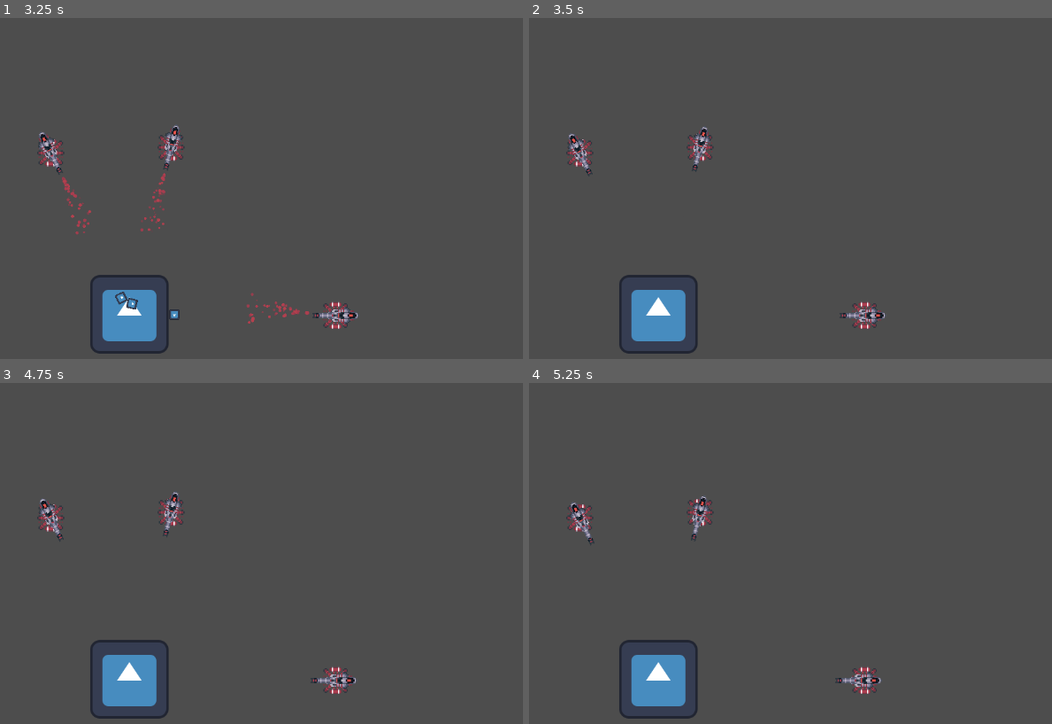
Above: before the commit, frames 1-4 (two rows, left to right).
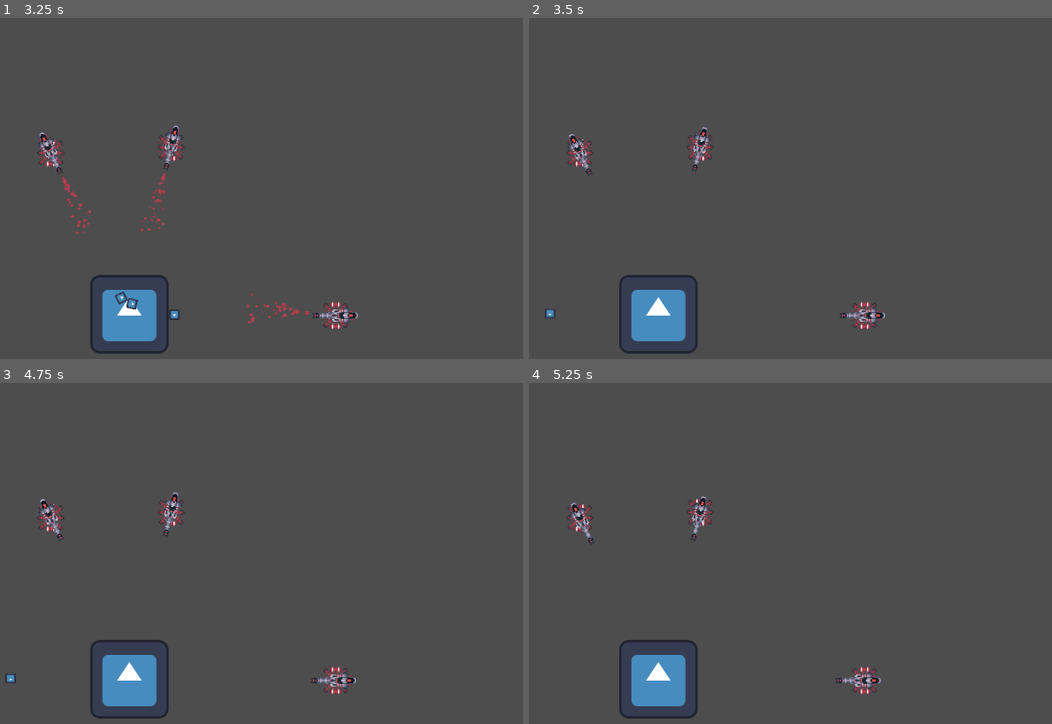
Above: after the commit, the same moments.

Repository: SpaceyLake/LDJAM54-Pack_Your_Ship
Game: Godot game, scene res://test.tscn
The game is run twice, just before and just after one commit, with the same random seed, the same clock (stepped at 60 frames per second) and the same inputs. The engine's default icon, where the game draws it, is replaced by a stand-in: a white triangle on a blue panel in a dark square.
Inputs (mouse positions are in pixels of both pictures, inside the frame that each line leads up to):
- Up to frame 1 (3.25 s): tap Enter (ui_accept) at 0.5, 0.77, 1.52, 3.02 s; move the mouse to (397, 178) at 0.52 s; move the mouse to (99, 215) at 1.27 s; move the mouse to (313, 110) at 2.02 s; move the mouse to (209, 277) at 2.77 s
- Up to frame 2 (3.5 s): no input
- Up to frame 3 (4.75 s): move the mouse to (455, 621) at 3.52 s; tap Enter (ui_accept) at 3.77, 4.25, 4.52 s; move the mouse to (31, 502) at 4.27 s
- Up to frame 4 (5.25 s): move the mouse to (806, 560) at 5.02 s

Frame 1 is identical in both runs. In frame 2, less than 0.1% of the frame differs, in the area x 3-6%, y 85-89%; in frame 3, less than 0.1%, in the area x 1-4%, y 85-89%; in frame 4, nothing differs.
Error after the commit: Invalid access to property or key 'timeout' on a base object of type 'Nil'. (res://scripts/components/projectile.gd:13)

Commit message:
More work on components, fixed bullets issue

Diff:
--- a/scripts/components/cargo_component.gd
+++ b/scripts/components/cargo_component.gd
@@ -9,3 +9,7 @@
 func _ready():
 	super()
 	type = ComponentType.CARGO
+
+func on_death():
+	super()
+	value = 0
--- a/scripts/components/engine_component.gd
+++ b/scripts/components/engine_component.gd
@@ -12,18 +12,22 @@
 
 func _ready():
 	super()
+	type = ComponentType.ENGINE
 	get_fuelcells()
 
 	for fuelcell in fuelcells:
 		fuelcell.out_of_fuel.connect(Callable(self, "fuelcell_out_of_fuel"))
 
-func step(delta):
-	if fuel_storage > 0:
-		if fuelcells.size():
-			fuelcells.sort_custom(func(a, b): return a.fuel_storage < b.fuel_storage)
-			fuelcells[0].drain_fuel(fuel_drain * delta)
-		else:
-			fuel_storage -= fuel_drain * delta
+func _process(delta):
+	if fuel_storage < fuel_max_storage and fuelcells.size() > 0:
+		fuelcells.sort_custom(func(a, b): return a.fuel_storage < b.fuel_storage)
+		fuel_storage += fuelcells[0].drain_fuel(fuel_max_storage-fuel_storage)
+
+	if fuelcells.size():
+		fuelcells.sort_custom(func(a, b): return a.fuel_storage < b.fuel_storage)
+		fuelcells[0].drain_fuel(fuel_drain * delta)
+	elif fuel_storage > 0:
+		fuel_storage -= fuel_drain * delta
 	else:
 		fuel_storage = 0
 		var old = force
@@ -37,3 +41,7 @@
 	for neighbor in neighbors:
 		if neighbor.type == ComponentType.FUELCELL:
 			fuelcells.append(neighbor)
+
+func on_death():
+	super()
+	fuel_storage = 0
--- a/scripts/components/projectile.gd
+++ b/scripts/components/projectile.gd
@@ -6,12 +6,18 @@
 @export var target: Vector2
 @export var sprite: Sprite2D
 @export var particel: GPUParticles2D
+var timer:Timer
 
 func _ready():
 	attack.hit.connect(Callable(self,"on_hit"))
+	timer.timeout.connect(Callable(self,"remove"))
 
 func _process(delta):
 	position += Vector2(1, 0) * speed * delta
 
+func remove():
+	queue_free()
+
 func on_hit():
-	queue_free()
+	timer.start(1)
+	sprite.visible = false
--- a/scripts/components/structure_component.gd
+++ b/scripts/components/structure_component.gd
@@ -2,6 +2,7 @@
 class_name StructureComponent
 
 enum ComponentType {
+	NONE,
 	ENGINE,
 	FUELCELL,
 	WEAPON,
